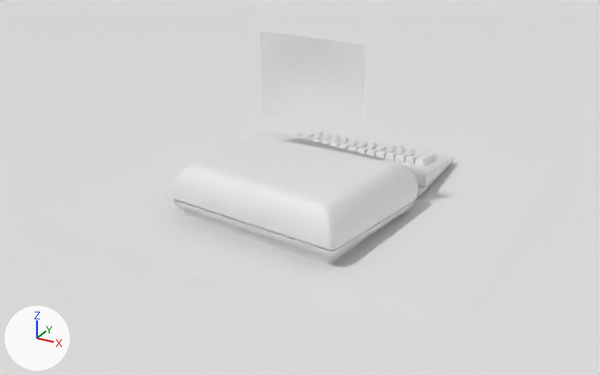
Before and after pictures for a commit that changed the glTF model public/models/Commodore710_33.5.glb.
Before and after are seen from a 50 mm lens placed at (8.65, -16.14, 5.41), pointed at (-0.2, -0.05, -2.63). Arrows for +X, +Y and +Z are at lower left; the lights stay in place. Where no turn or scale is listed for an object, it has been applied to the vertices.

In view in the first picture: 'Computer', 'Keyboard', 'Plane', 'Screen', 'ShadowPlane'.
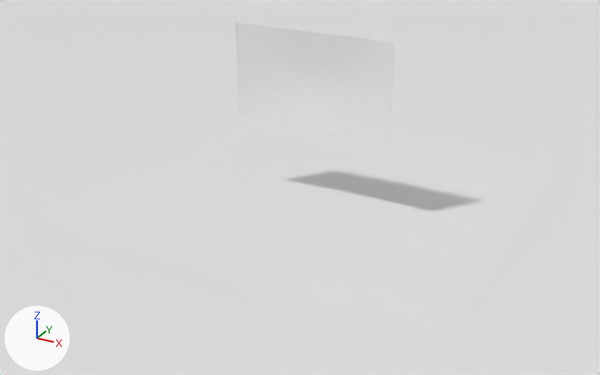
The change, as a list of edits to the scene's bpy script:
```text
Remove ob_computer:
    ob_computer = bpy.data.objects.new('Computer', me_cube_002)
    ob_computer.location = (0.0, 0.0, 0.0)
Remove ob_keyboard:
    ob_keyboard = bpy.data.objects.new('Keyboard', me_macintosh_obj_001)
    ob_keyboard.location = (0.12, 0.2, 0.0)
Change ob_screen:
    ob_screen.scale: (1.0, 1.0, 1.0) -> (1.52, 1.0, 1.13)
```

Location of each change, [x1, y1, x2, y2] in pixels of the pictures (600 x 375 px):
'Computer', deleted
    before: [172, 131, 418, 264]
'Screen', rescaled (52% wider, 20% taller)
    before: [260, 32, 365, 132]
    after: [235, 23, 395, 143]
'Keyboard', deleted
    before: [290, 130, 454, 196]
